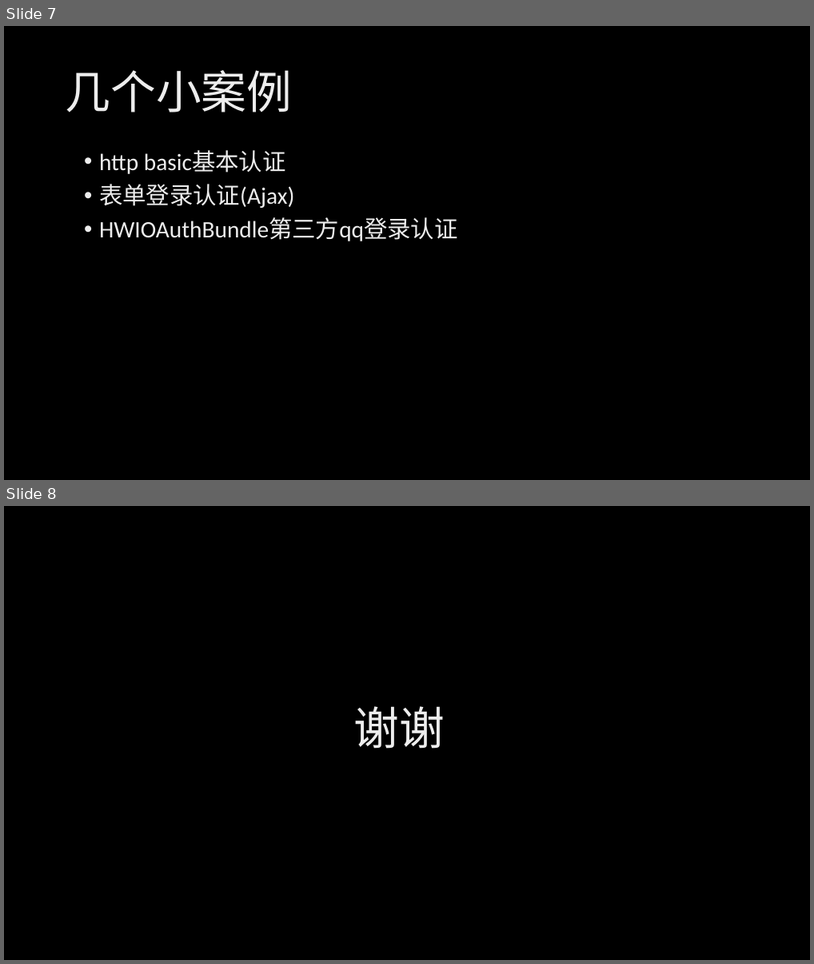
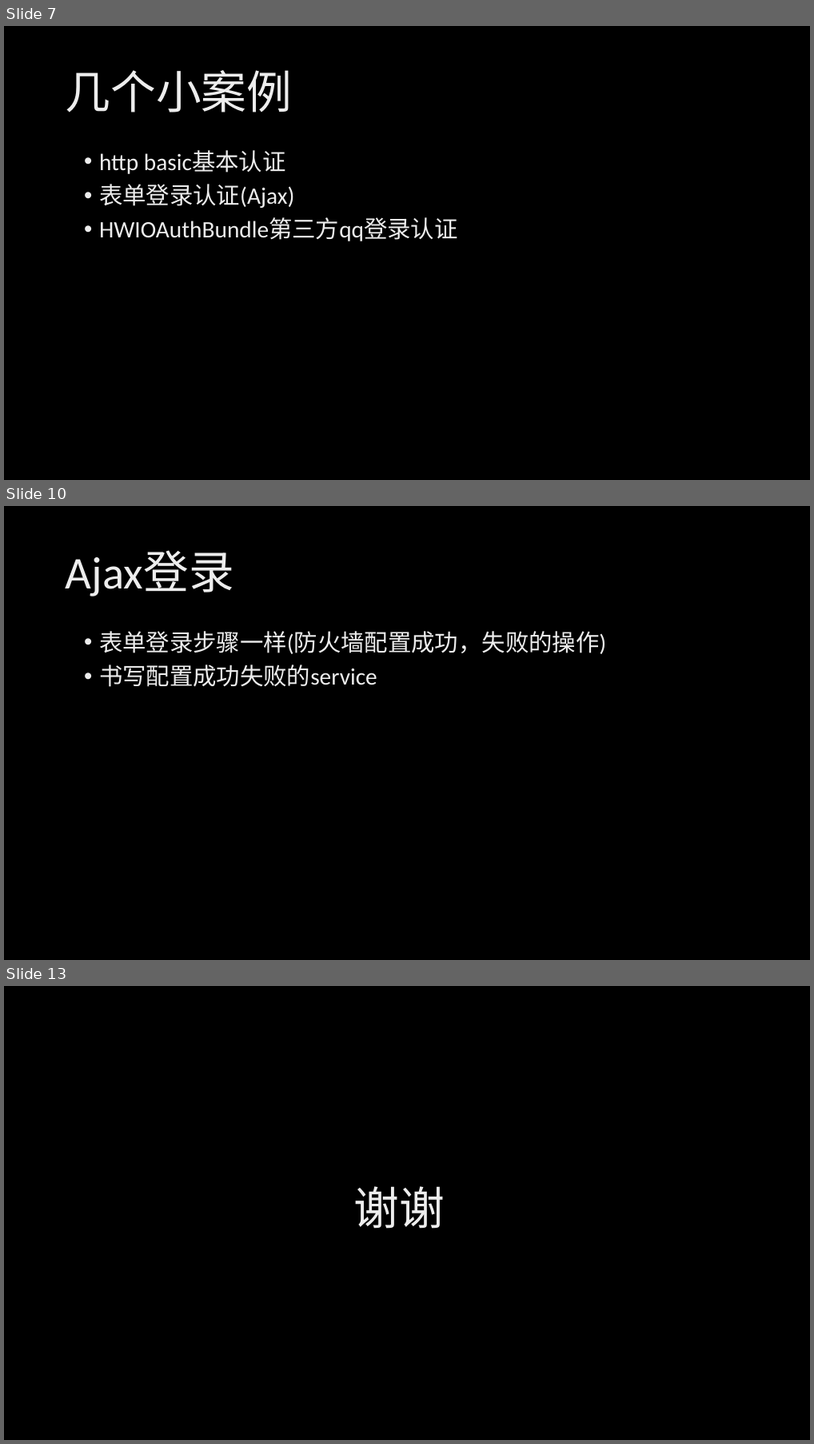
Before and after one commit to TuringTD/symfony2--, a slide deck: symfony登陆.pptx. Shown one above the other, each under a label of ours: slides 7 and 8 before the commit, slides 7, 10 and 13 after it; the slides between them are not shown. The pictures are 814x964 and 814x1444 pixels, drawn with LibreOffice and Linux fonts; fonts in the diff are those of the drawing; background and template pictures are left out. Boxes give left, top, right and bottom in pixels: in the first picture for what was removed or moved away, otherwise in the second. Text is boxed around its words. In the diff, an @@ line names an element or a change of style, - is before the commit and + after.

```diff
--- a/symfony登陆.pptx
+++ b/symfony登陆.pptx
@@ slide 10 added at box(4, 506, 810, 960), background picture (left out) @@
@@ title added at box(66, 550, 234, 596), 54 pt, text gradient #BFBFBF to #EDEDED to #FFFFFF @@
+Ajax登录
@@ text added at box(99, 631, 606, 687), 28 pt, text gradient #BFBFBF to #EDEDED to #FFFFFF @@
+• 表单登录步骤一样(防火墙配置成功，失败的操作)
+• 书写配置成功失败的service
@@ what was slide 8 is now slide 13 @@
```
Also in this commit, not shown: 2 slides changed, 4 other slides added.
